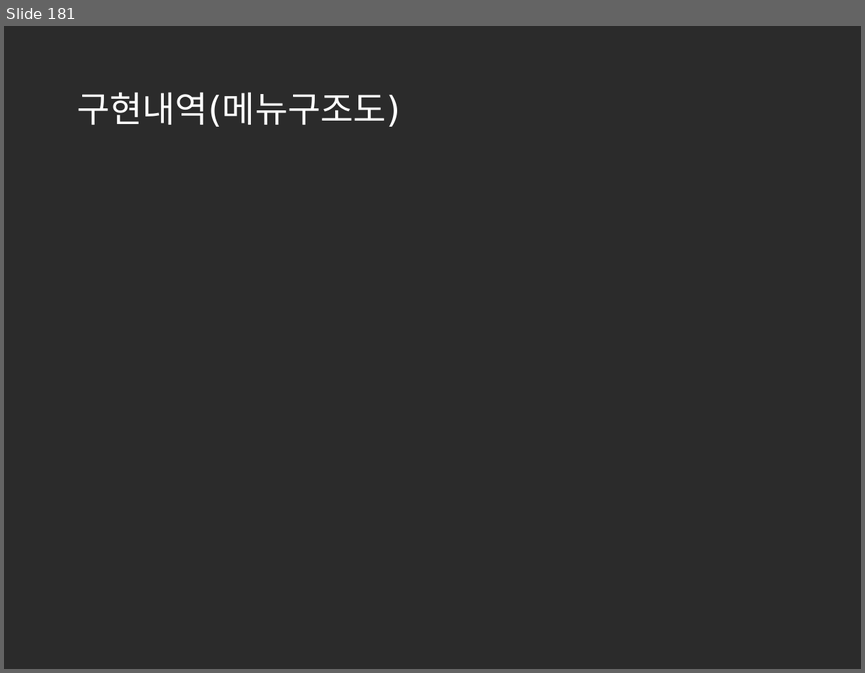
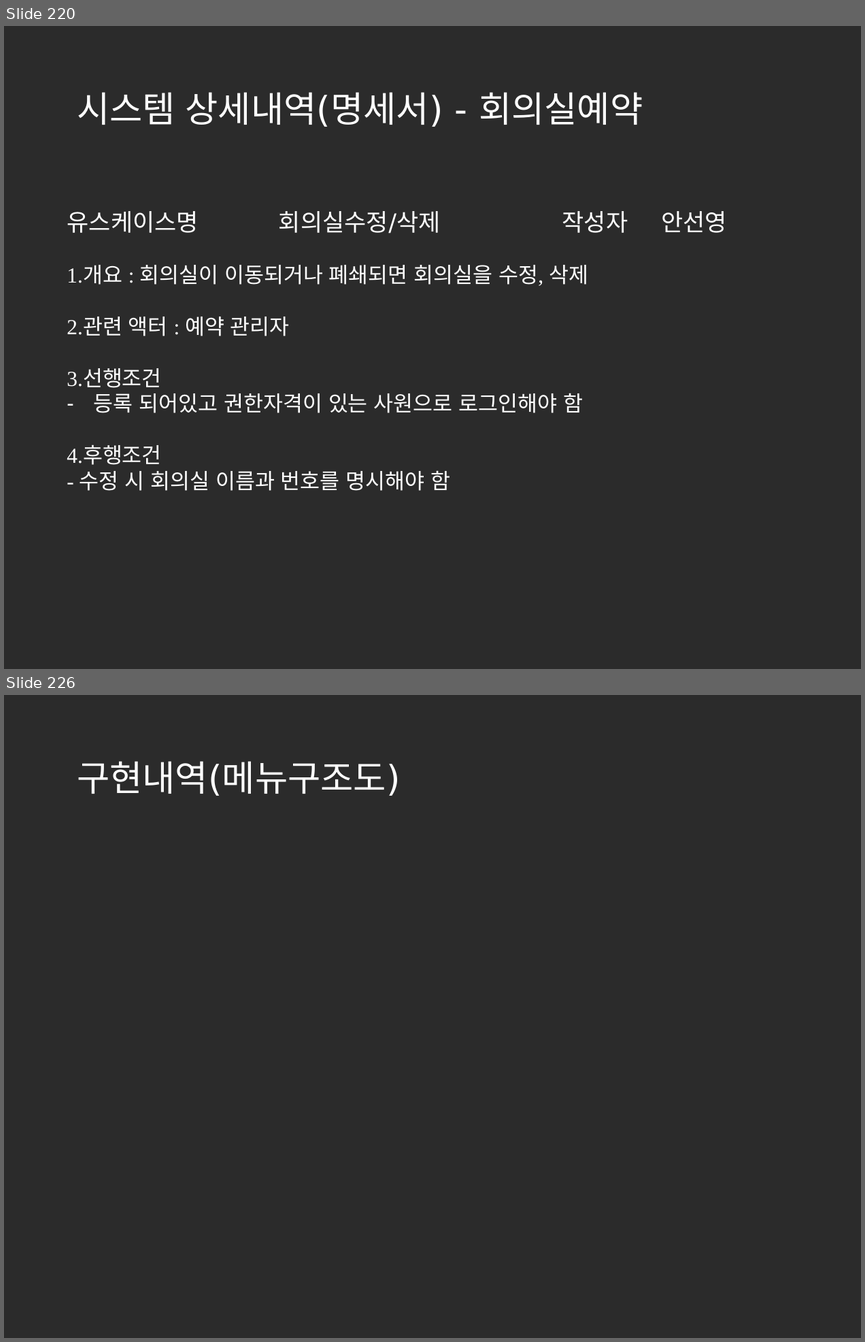
Before and after one commit to korea600/useful, a slide deck: Useful/UML/Presentation/useful_ppt_초안(수정중).pptx. Shown one above the other, each under a label of ours: slide 181 before the commit, slides 220 and 226 after it; the slides between them are not shown. The pictures are 865x673 and 865x1342 pixels, drawn with LibreOffice and Linux fonts; fonts in the diff are those of the drawing; background and template pictures are left out; a plain dark background stands for a picture behind light text. Boxes give left, top, right and bottom in pixels: in the first picture for what was removed or moved away, otherwise in the second. Text is boxed around its words. In the diff, an @@ line names an element or a change of style, - is before the commit and + after.

Commit message:
명세서 완료

```diff
--- a/Useful/UML/Presentation/useful_ppt_초안(수정중).pptx
+++ b/Useful/UML/Presentation/useful_ppt_초안(수정중).pptx
@@ slide 220 added at bbox=[4, 26, 861, 669], background picture (left out) @@
@@ title added at bbox=[77, 92, 643, 127], 30 pt, text #FFFFFF @@
+시스템 상세내역(명세서) - 회의실예약
@@ text added at bbox=[67, 211, 727, 233], 20 pt, text #FFFFFF @@
+유스케이스명 회의실수정/삭제 작성자 안선영
@@ text added at bbox=[67, 265, 588, 490], 18 pt, text #FFFFFF @@
+1.개요 : 회의실이 이동되거나 폐쇄되면 회의실을 수정, 삭제
+2.관련 액터 : 예약 관리자
+3.선행조건
+– 등록 되어있고 권한자격이 있는 사원으로 로그인해야 함
+4.후행조건
+- 수정 시 회의실 이름과 번호를 명시해야 함
@@ what was slide 181 is now slide 226 @@
```
Also in this commit, not shown: 1 slide changed, 44 other slides added, 7 slides removed.
